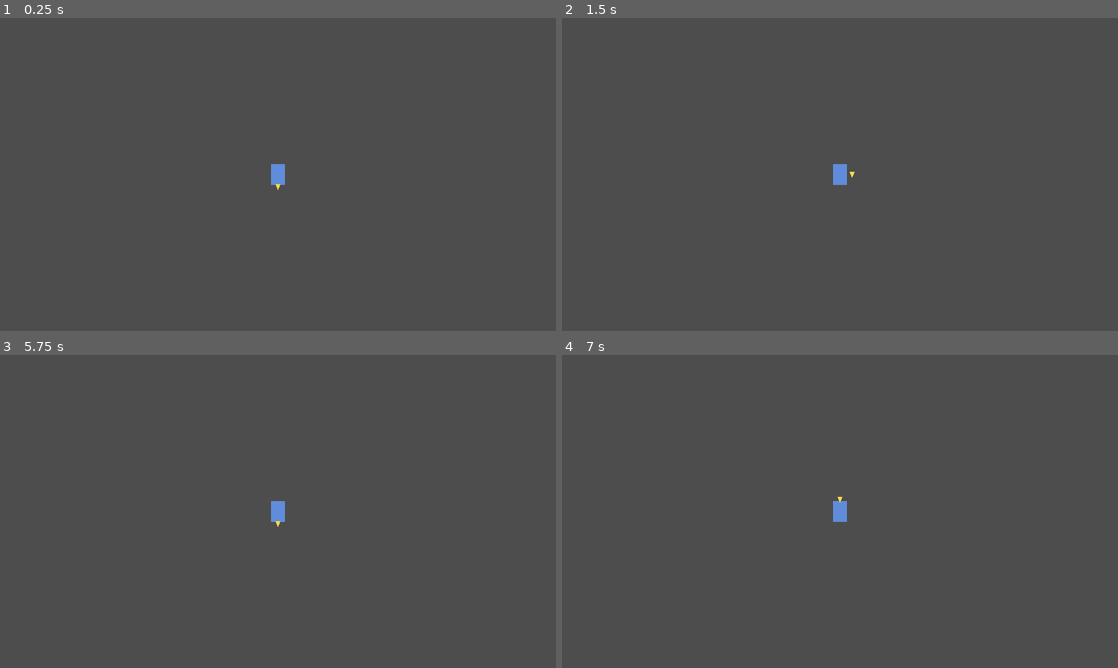
Above: before the commit, frames 1-4 (two rows, left to right).
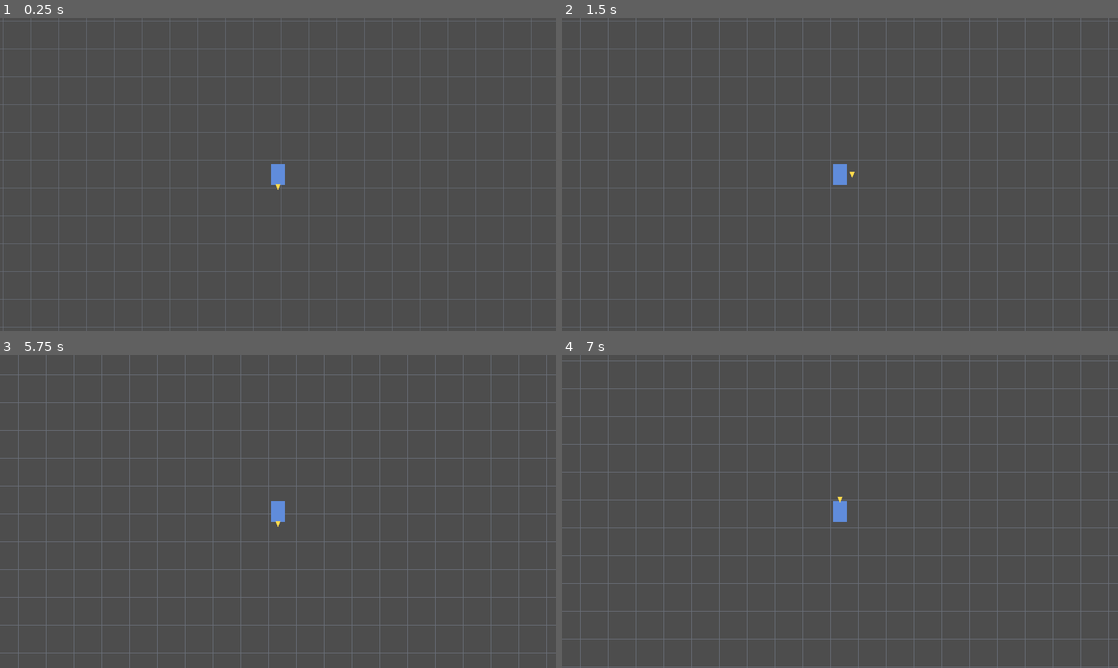
Above: after the commit, the same moments.

Repository: Poolchaos/vesper-reach-godot
Game: Godot game, scene res://scenes/test_scene.tscn
Two runs of this game, one before a commit and one after it. Both use one fixed random seed, a clock stepped at 60 frames per second and the inputs below.
Inputs (mouse positions are in pixels of both pictures, inside the frame that each line leads up to):
- Up to frame 1 (0.25 s): no input
- Up to frame 2 (1.5 s): tap Enter at 0.5 s; move the mouse to (962, 158) at 0.52 s; hold D (move_right) 0.53-1.25 s; hold Shift 0.53-1.25 s; click (962, 158) at 0.67 s; drag from (728, 190) to (812, 237) at 1.27 s
- Up to frame 3 (5.75 s): tap Space at 2, 3.5, 5 s; move the mouse to (333, 442) at 2.02 s; hold D (move_right) 2.03-2.75 s; tap Ctrl at 2.1 s; tap Enter at 2.75, 4.25 s; drag from (250, 574) to (111, 464) at 2.77 s; move the mouse to (444, 558) at 3.52 s; hold A (move_left) 3.53-4.25 s; tap Alt at 3.6 s; drag from (111, 464) to (194, 433) at 4.27 s; move the mouse to (305, 511) at 5.02 s; hold S (move_down) from 5.03 s (still down); hold Shift from 5.03 s (still down); click (305, 511) at 5.17 s
- Up to frame 4 (7 s): release S (move_down) at 5.75 s; release Shift at 5.75 s; drag from (756, 433) to (728, 527) at 5.77 s; move the mouse to (962, 495) at 6.52 s; hold W (move_up) from 6.53 s (still down); tap Ctrl at 6.6 s

The runs differ from the first frame. In frame 1, 5.1% of the frame differs, in the area x 0-100%, y 0-100%; in frame 2, 5.1%; in frame 3, 4.9%; in frame 4, 5.1%.

Commit message:
fix(m1): add background grid so movement reads on screen
The follow-camera kept the player centered against a blank background, so
motion was invisible (only the facing marker, offset from the body, moved).
Add a static world-space grid (drawn once) as spatial reference; clean up
test_scene to a plain Player instance.

Diff:
--- a/game/scenes/test_scene.tscn
+++ b/game/scenes/test_scene.tscn
@@ -1,10 +1,12 @@
-[gd_scene format=3]
+[gd_scene load_steps=3 format=3]
 
-[ext_resource type="PackedScene" path="res://scenes/player.tscn" id="1_j8ivh"]
-[ext_resource type="Script" path="res://scripts/player.gd" id="2_nd71p"]
+[ext_resource type="PackedScene" path="res://scenes/player.tscn" id="1"]
+[ext_resource type="Script" path="res://scripts/background_grid.gd" id="2"]
 
-[node name="TestScene" type="Node2D" unique_id=2040746831]
+[node name="TestScene" type="Node2D"]
 
-[node name="Player" type="CharacterBody2D" parent="." unique_id=393380439 instance=ExtResource("1_j8ivh")]
+[node name="Background" type="Node2D" parent="."]
+script = ExtResource("2")
+
+[node name="Player" parent="." instance=ExtResource("1")]
 position = Vector2(640, 360)
-script = ExtResource("2_nd71p")
--- /dev/null
+++ b/game/scripts/background_grid.gd
@@ -0,0 +1,15 @@
+extends Node2D
+
+# Static world-space grid so the player's movement is visible while the
+# camera follows. Drawn once (no per-frame cost); the camera scrolling over
+# it is what reads as motion.
+
+const CELL := 64
+const EXTENT := 3000
+const LINE := Color(0.42, 0.44, 0.48)
+
+func _draw() -> void:
+	for x in range(-EXTENT, EXTENT + 1, CELL):
+		draw_line(Vector2(x, -EXTENT), Vector2(x, EXTENT), LINE, 1.0)
+	for y in range(-EXTENT, EXTENT + 1, CELL):
+		draw_line(Vector2(-EXTENT, y), Vector2(EXTENT, y), LINE, 1.0)
Not shown, added: game/scripts/background_grid.gd.uid
